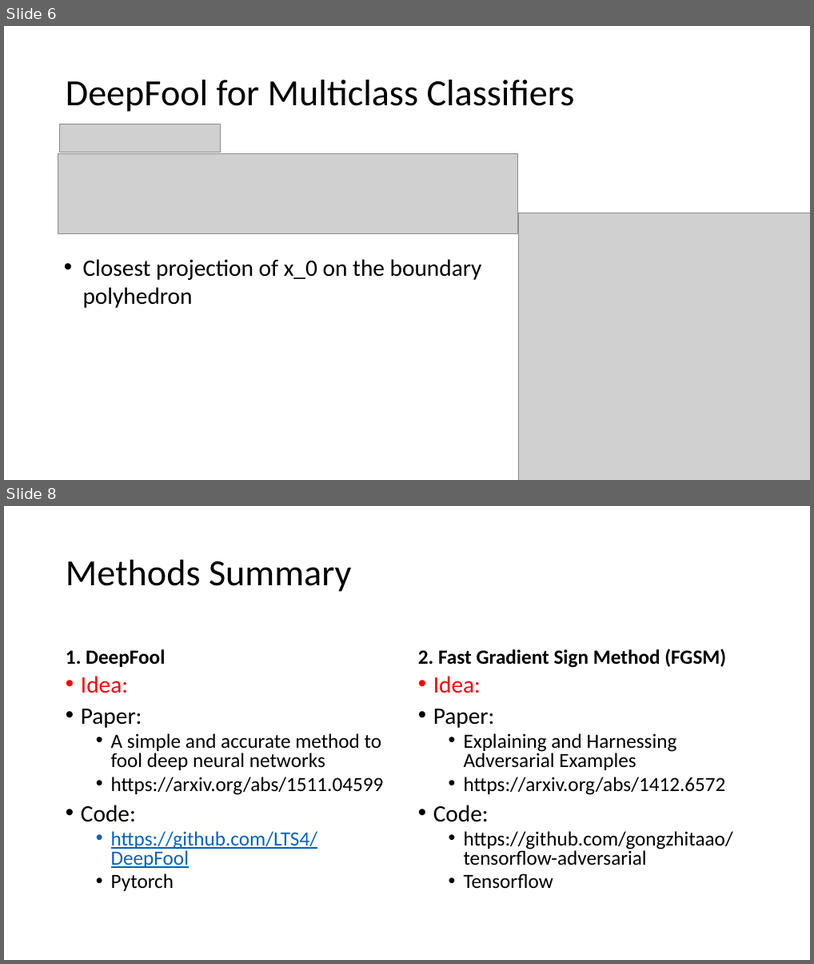
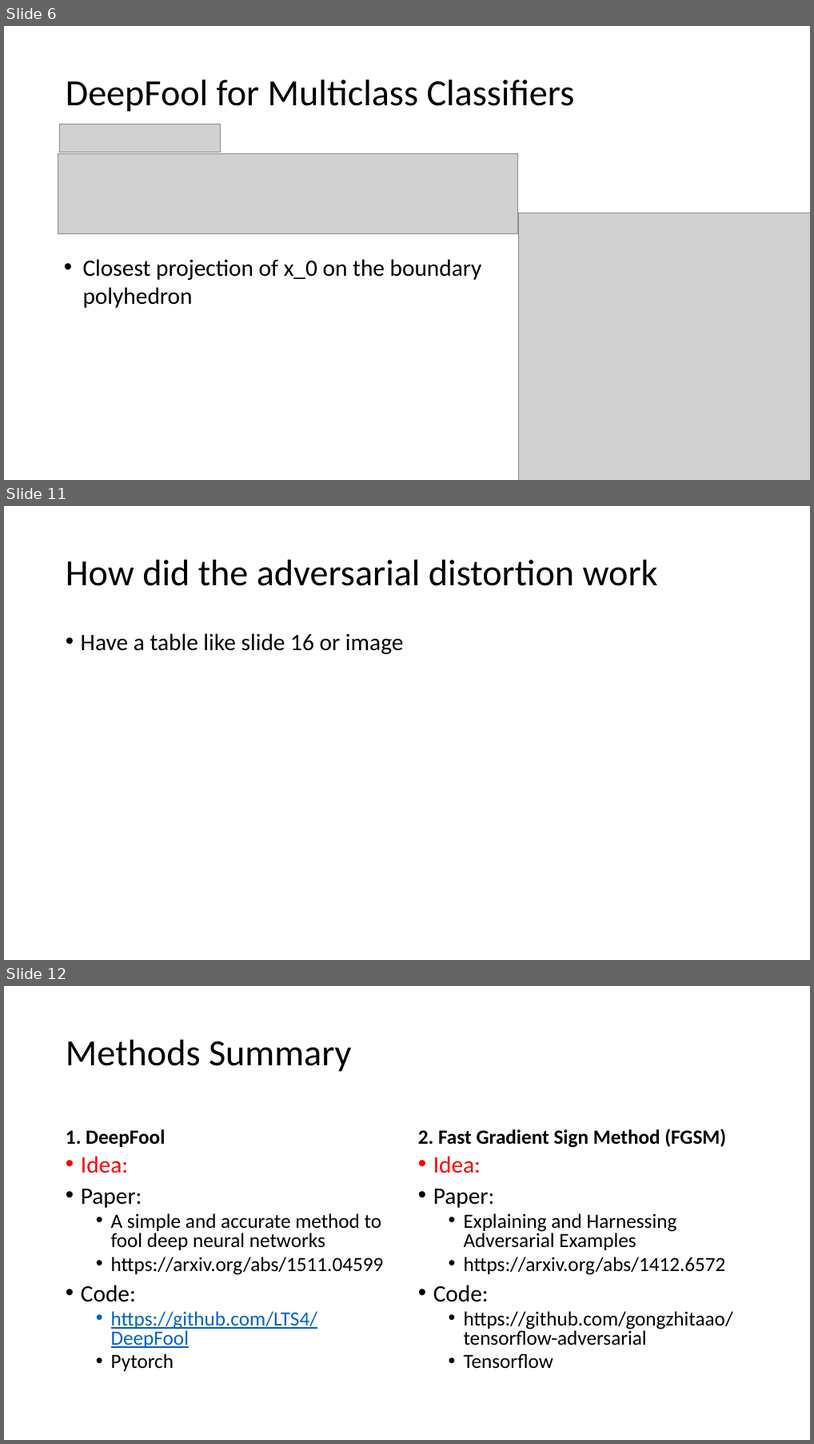
Before and after one commit to karunyas/DeepFool, a slide deck: Docs/Progress slides.pptx. Shown one above the other, each under a label of ours: slides 6 and 8 before the commit, slides 6, 11 and 12 after it; the slides between them are not shown. The pictures are 814x964 and 814x1444 pixels, drawn with LibreOffice and Linux fonts; fonts in the diff are those of the drawing; grey boxes stand for pictures. Boxes give left, top, right and bottom in pixels: in the first picture for what was removed or moved away, otherwise in the second. Text is boxed around its words. In the diff, an @@ line names an element or a change of style, - is before the commit and + after.

```diff
--- a/Docs/Progress slides.pptx
+++ b/Docs/Progress slides.pptx
@@ slide 11 added at (4,506,810,960), background #FFFFFF @@
@@ title added at (66,560,658,586), 44 pt, text #000000 @@
+How did the adversarial distortion work
@@ text added at (81,633,403,654), 28 pt, text #000000 @@
+• Have a table like slide 16 or image
@@ what was slide 8 is now slide 12 @@
```
Also in this commit, not shown: 1 slide changed, 3 other slides added, 4 other files.
